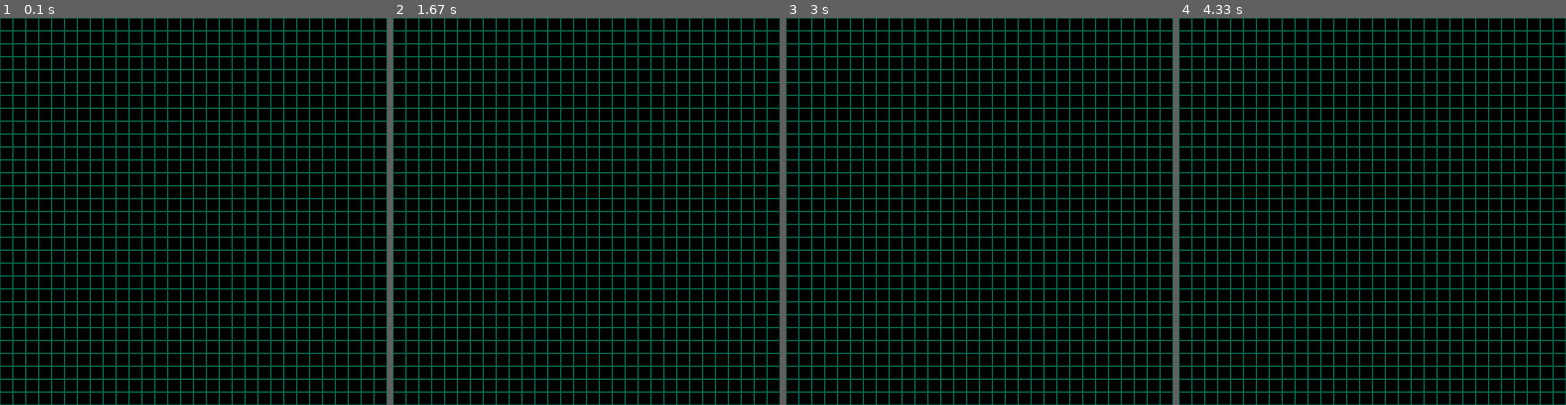
Above: before the commit, frames 1-4 (left to right).
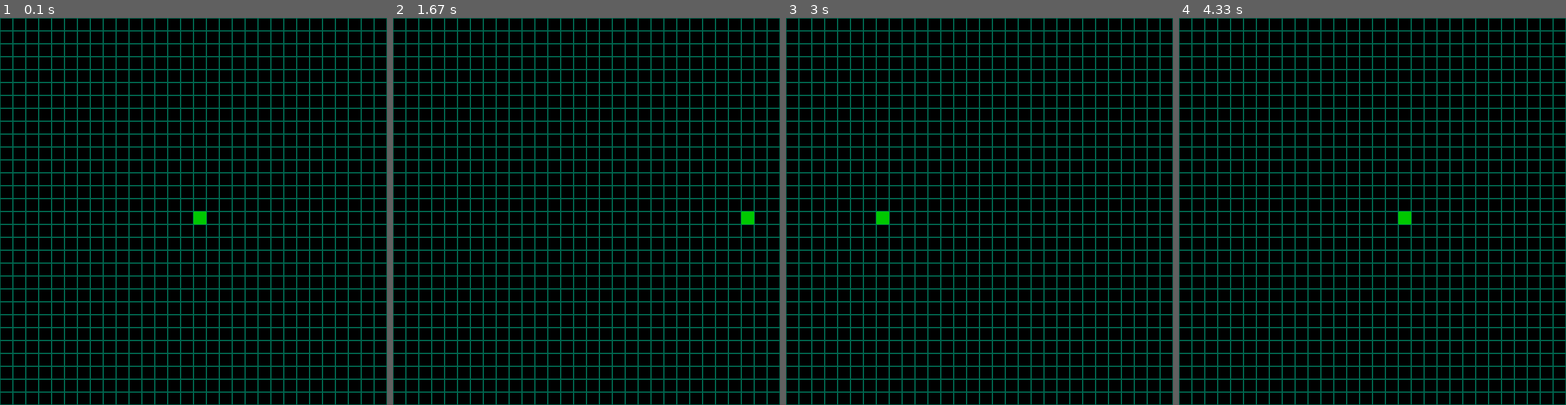
Above: after the commit, the same moments.

Repository: wendelloliiver/snake-pygame
Game: pygame game, started from main.py
Same seed, same stepped clock (60 frames per second), same inputs: the game is played once before the commit and once after it.
Inputs:
- Up to frame 1 (0.1 s): no input
- Up to frame 2 (1.67 s): no input
- Up to frame 3 (3 s): no input
- Up to frame 4 (4.33 s): no input

The runs differ from the first frame. In frame 1, 0.1% of the frame differs, in the area x 50-54%, y 50-54%; in frame 2, 0.1%; in frame 3, 0.1%; in frame 4, 0.1%.

Commit message:
Add snake rendering and movement
Implement snake entity with position tracking, direction control, and screen-wrapping movement. Added draw_snake() function to render the snake and move_snake() function to update its position with configurable movement delay. Renamed scene() to draw_scene() for clarity. Also updated IDE project configuration filename.

Diff:
--- a/main.py
+++ b/main.py
@@ -6,12 +6,22 @@
 TILE_SIZE = 20
 
 COLOR_SCENE = (0,103,79)
+COLOR_SNAKE = (0, 200, 0)
+
+snake_x = WIDTH // TILE_SIZE // 2
+snake_y = HEIGHT // TILE_SIZE // 2
+
+dir_x = 1
+dir_y = 0
+
+move_delay = 8
+move_counter = 0
 
 screen = pygame.display.set_mode((WIDTH, HEIGHT))
 clock = pygame.time.Clock()
 running = True
 
-def scene():
+def draw_scene():
     for y in range(0, HEIGHT, TILE_SIZE):
         for x in range(0, WIDTH, TILE_SIZE):
             pygame.draw.rect(
@@ -21,6 +31,28 @@
                 1
             )
 
+def draw_snake():
+    rect = (
+        snake_x * TILE_SIZE,
+        snake_y * TILE_SIZE,
+        TILE_SIZE,
+        TILE_SIZE
+    )
+    pygame.draw.rect(screen, COLOR_SNAKE, rect)
+
+
+def move_snake():
+    global snake_x, snake_y
+
+    snake_x += dir_x
+    snake_y += dir_y
+
+    max_x = WIDTH // TILE_SIZE
+    max_y = HEIGHT // TILE_SIZE
+
+    snake_x %= max_x
+    snake_y %= max_y
+
 while running:
     clock.tick(60)
 
@@ -28,10 +60,16 @@
         if event.type == pygame.QUIT:
             running = False
 
+    move_counter += 1
+    if move_counter >= move_delay:
+        move_counter = 0
+        move_snake()
+
     pygame.display.flip()
     screen.fill((0, 0, 0))
 
-    scene()
+    draw_scene()
+    draw_snake()
 
 
 pygame.quit()
